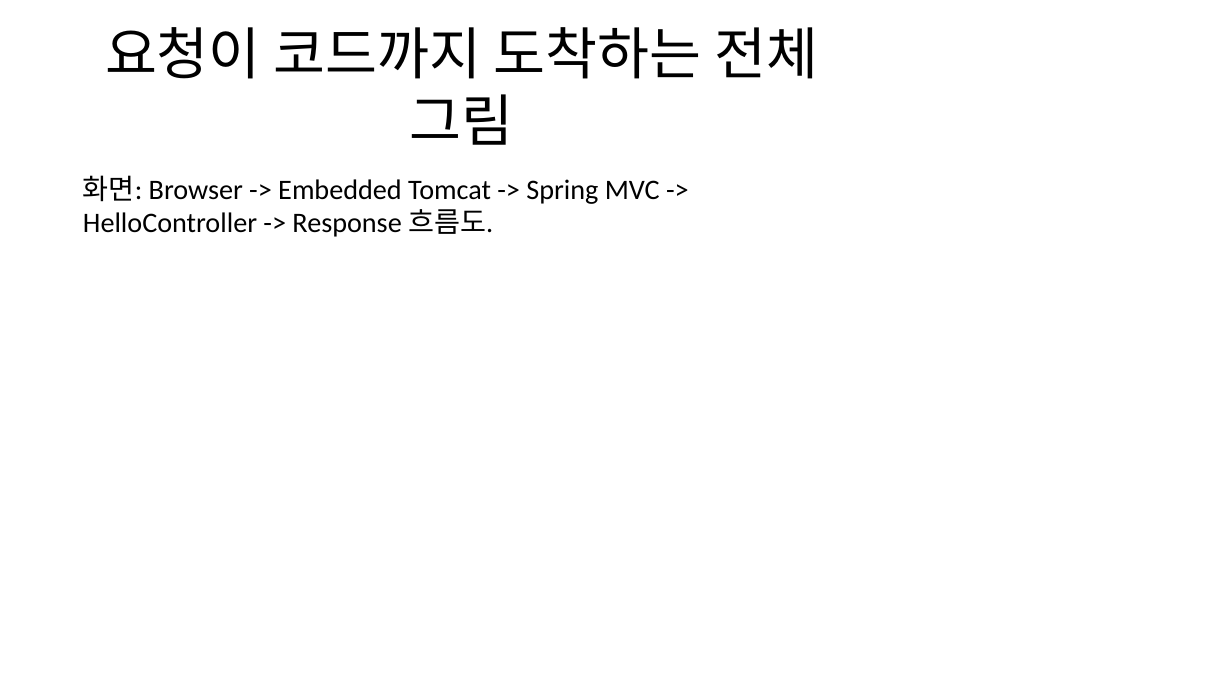
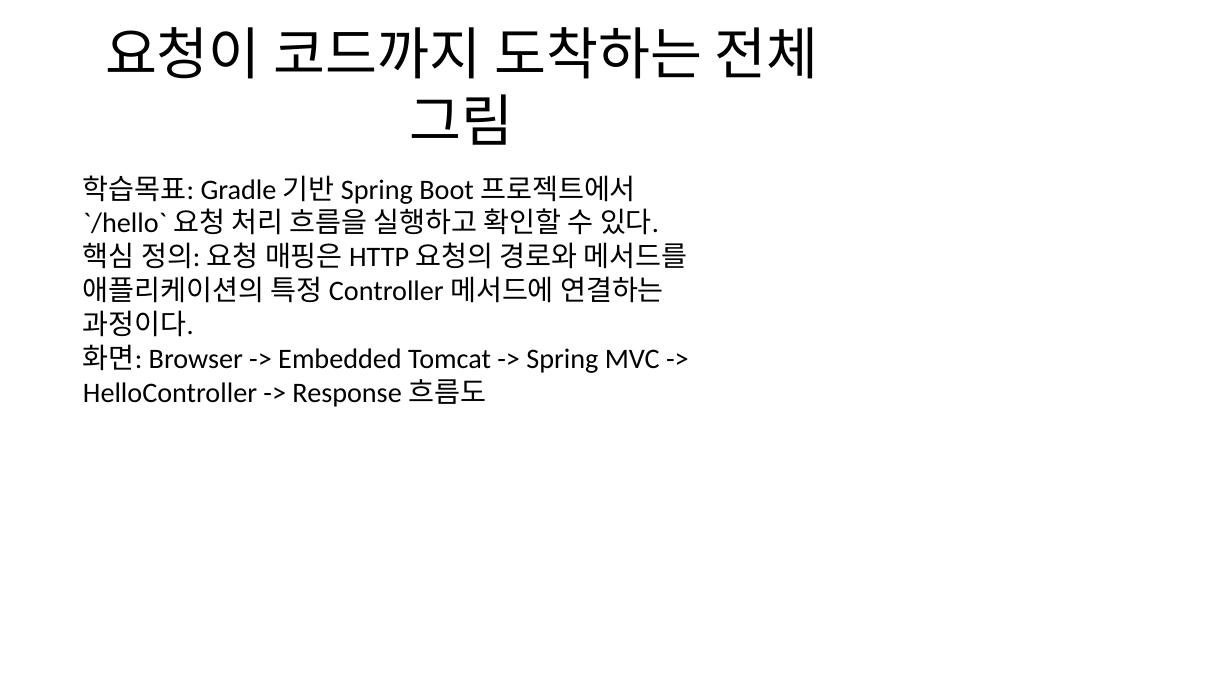
Before and after one commit to openskill-harness/lecture-workflow, a slide deck: slide 20 of courses/spring-boot-basic/pptx/ch01.pptx. Drawn at 1232x693 pixels with LibreOffice and Linux fonts; fonts in the diff are those of the drawing. Boxes give left, top, right and bottom in pixels: in the first picture for what was removed or moved away, otherwise in the second. Text is boxed around its words. In the diff, an @@ line names an element or a change of style, - is before the commit and + after.

```diff
--- a/courses/spring-boot-basic/pptx/ch01.pptx
+++ b/courses/spring-boot-basic/pptx/ch01.pptx
@@ text at [83,175,688,407]: text changed @@
-화면: Browser -> Embedded Tomcat -> Spring MVC -> HelloController -> Response 흐름도.
+학습목표: Gradle 기반 Spring Boot 프로젝트에서 `/hello` 요청 처리 흐름을 실행하고 확인할 수 있다.
+핵심 정의: 요청 매핑은 HTTP 요청의 경로와 메서드를 애플리케이션의 특정 Controller 메서드에 연결하는 과정이다.
+화면: Browser -> Embedded Tomcat -> Spring MVC -> HelloController -> Response 흐름도
```
Also in this commit, not shown: 25 other slides changed, 24 other files.
